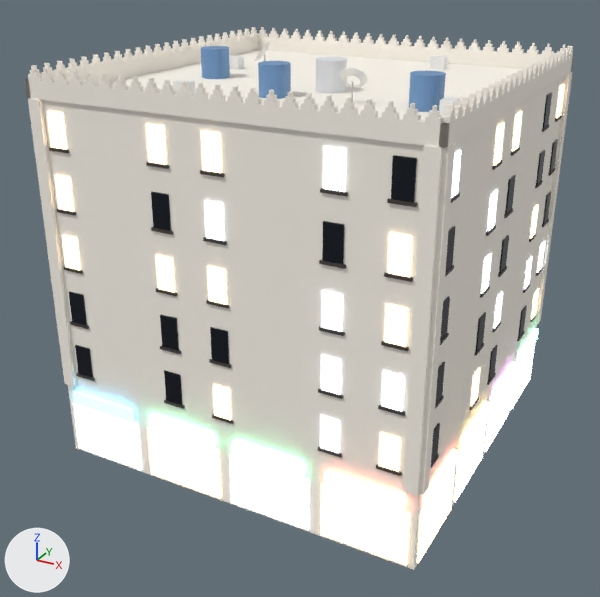
One commit to the FBX model assets/riyadh/SM_RiyadhBlock_02.fbx: the scene before it, then after it.
Camera for both pictures: a camera (50 mm lens) standing at (23.6, -45.8, 31.4) and looking at (-0.6, -1.9, 9.4). Lighting does not change. The marker at lower left points along +X, +Y and +Z. The older version comes first.

Objects in the first picture: 'SM_RiyadhBlock_02'.
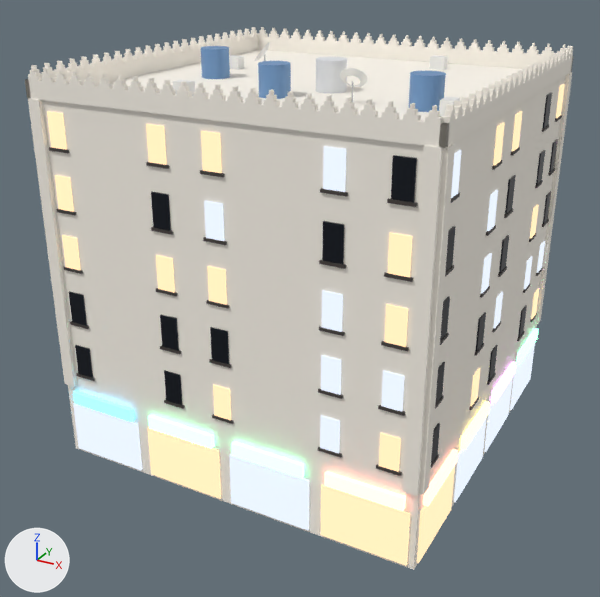
Pixel boxes [x1, y1, x2, y2] of what changed, in the pictures (600 x 597 px):
'SM_RiyadhBlock_02', recoloured, surface changed: [36, 73, 572, 569] in both

The edits, one by one:
Material 'M_Win_LitCool' (mat_m_win_litcool) changes colour from pale blue #e7f1ff to grey #7c818b; in linear values from (0.8, 0.88, 1.0) to (0.2, 0.22, 0.26).
In material 'M_Win_LitCool' (mat_m_win_litcool), emission_strength goes from 2.5 to 0.9.
In material 'M_ShopSign_0' (mat_m_shopsign_0), emission_strength goes from 8.0 to 4.0.
Material 'M_Win_LitWarm' (mat_m_win_litwarm) changes colour from beige #f3dab3 to brown #897661; in linear values from (0.9, 0.7, 0.45) to (0.25, 0.18, 0.12).
In material 'M_Win_LitWarm' (mat_m_win_litwarm), emission_strength goes from 3.0 to 1.1.
In material 'M_ShopSign_2' (mat_m_shopsign_2), emission_strength goes from 8.0 to 4.0.
In material 'M_ShopSign_1' (mat_m_shopsign_1), emission_strength goes from 8.0 to 4.0.
In material 'M_ShopSign_3' (mat_m_shopsign_3), emission_strength goes from 8.0 to 4.0.
